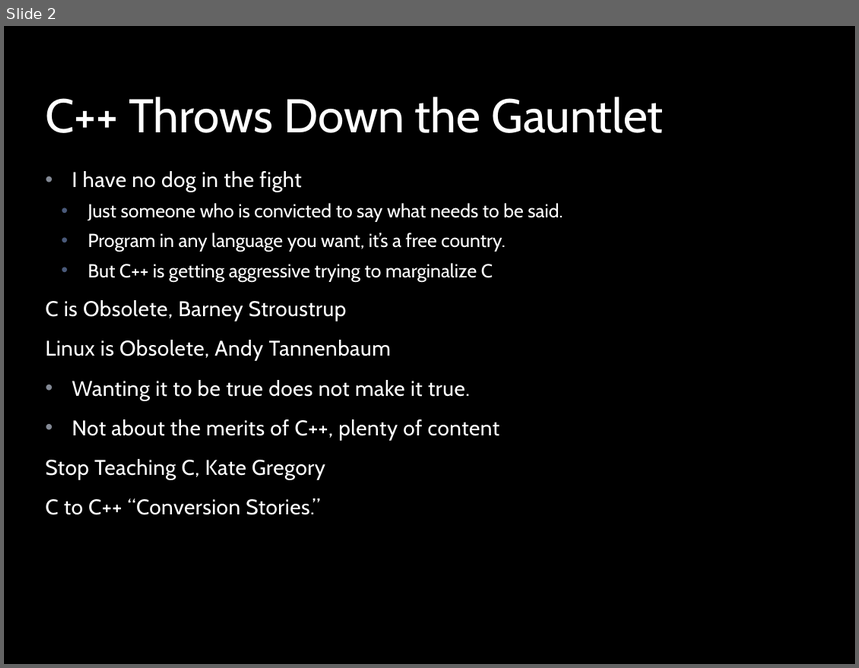
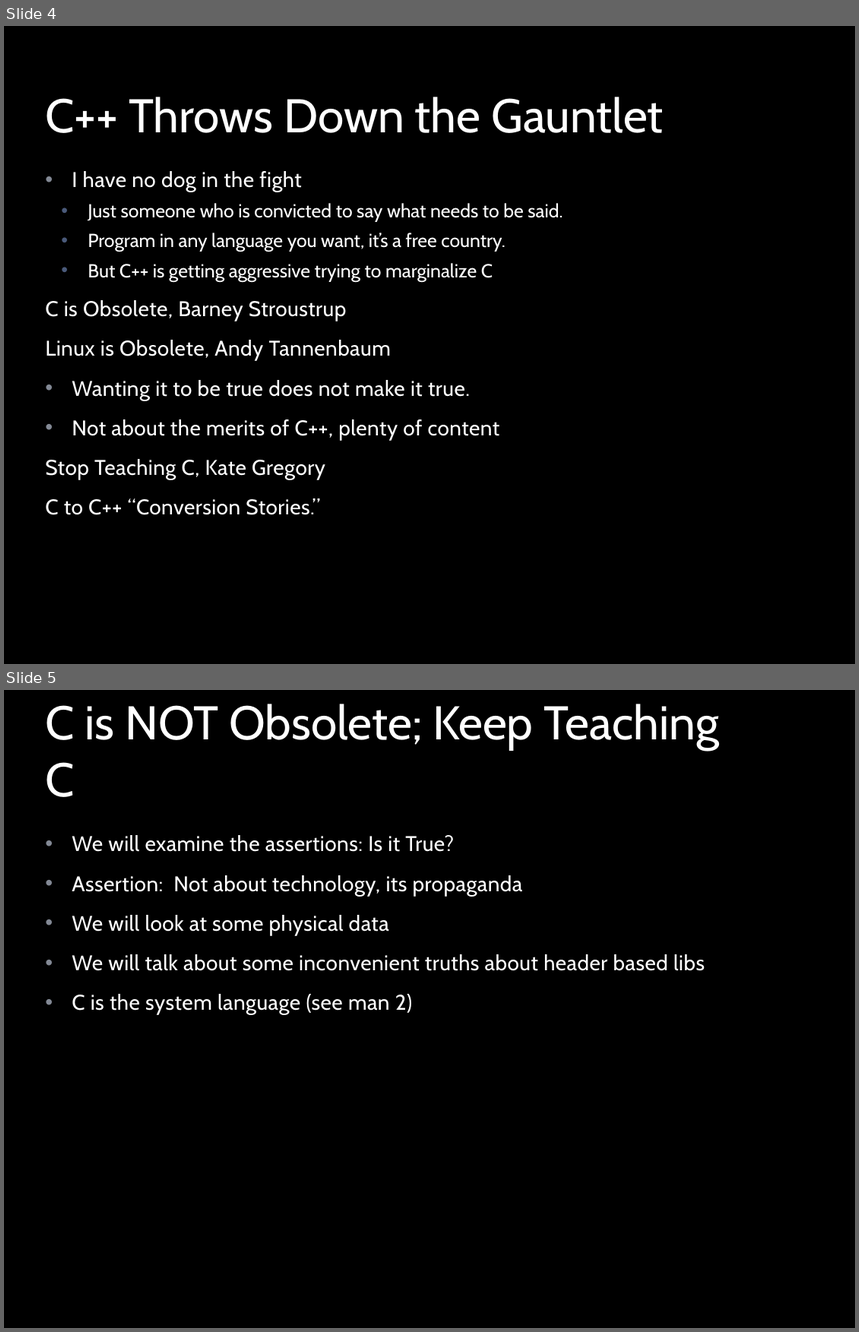
Before and after one commit to stevemac321/whyc, a slide deck: whyc.pptx. Shown one above the other, each under a label of ours: slide 2 before the commit, slides 4 and 5 after it. The pictures are 859x668 and 859x1332 pixels, drawn with LibreOffice and Linux fonts; fonts in the diff are those of the drawing; background and template pictures are left out. Boxes give left, top, right and bottom in pixels: in the first picture for what was removed or moved away, otherwise in the second. Text is boxed around its words. In the diff, an @@ line names an element or a change of style, - is before the commit and + after.

```diff
--- a/whyc.pptx
+++ b/whyc.pptx
@@ slide 5 added at bbox=[4, 690, 855, 1328], background picture (left out); not listed: 1 template element that a slide beside it also shows @@
@@ title added at bbox=[45, 704, 720, 797], 40 pt, text #FFFFFF @@
+C is NOT Obsolete; Keep Teaching C
@@ text added at bbox=[72, 835, 705, 1015], 18 pt, text #FFFFFF @@
+• We will examine the assertions: Is it True?
+• Assertion: Not about technology, its propaganda
+• We will look at some physical data
+• We will talk about some inconvenient truths about header based libs
+• C is the system language (see man 2)
@@ what was slide 2 is now slide 4 @@
```
Also in this commit, not shown: 7 slides changed, 3 other slides added, 2 slides removed.
